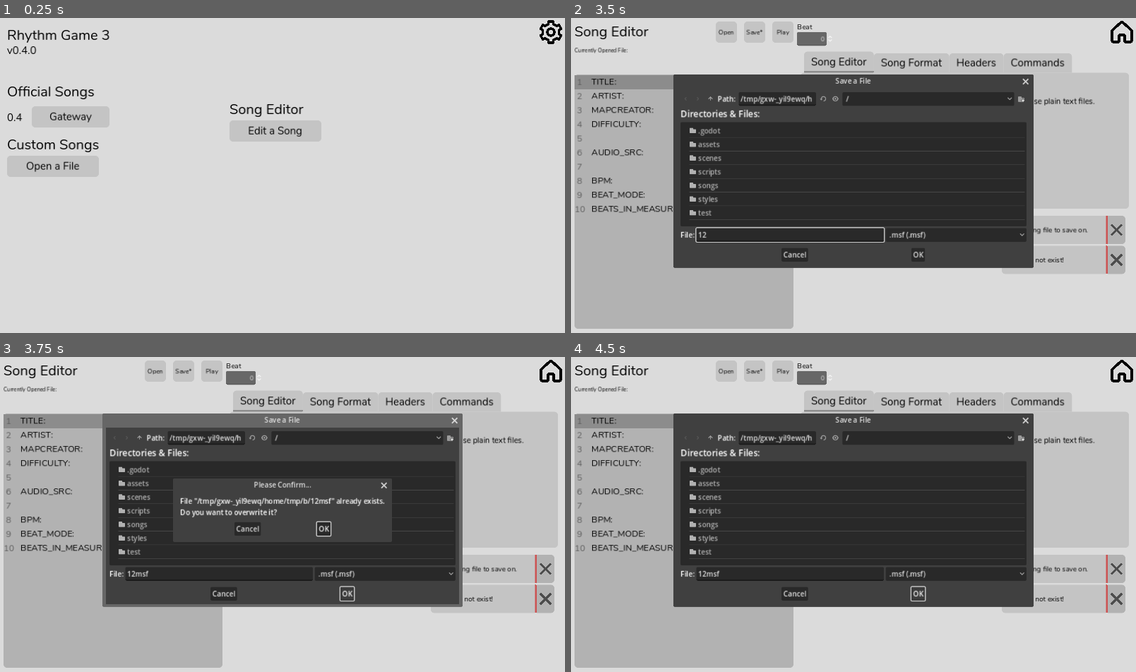
Above: before the commit, frames 1-4 (two rows, left to right).
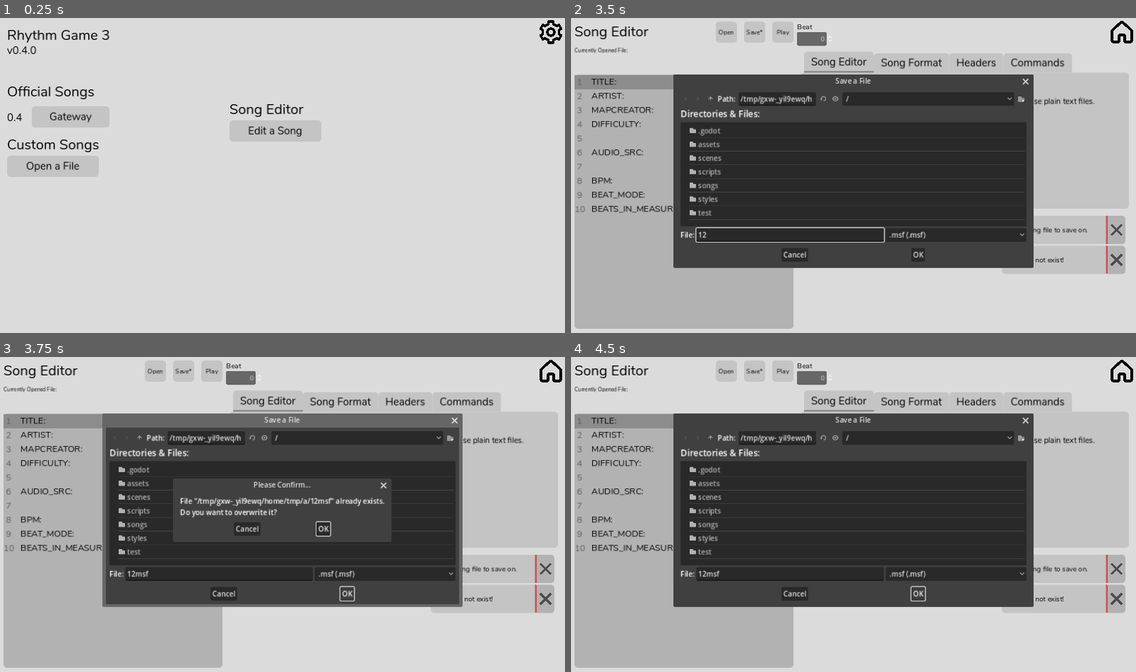
Above: after the commit, the same moments.

Repository: RedSatura/rhythm-game-3
Game: Godot game, scene res://scenes/title/title_screen.tscn
Two runs of this game, one before a commit and one after it. Both use one fixed random seed, a clock stepped at 60 frames per second and the inputs below.
Inputs (mouse positions are in pixels of both pictures, inside the frame that each line leads up to):
- Up to frame 1 (0.25 s): no input
- Up to frame 2 (3.5 s): click "Edit a Song" at 0.5 s; click "Play" at 1.25 s; click (791, 235) at 2.02 s; type "12" at 2.1 s; click "Play" at 2.75 s
- Up to frame 3 (3.75 s): click "OK" at 3.5 s
- Up to frame 4 (4.5 s): click "OK" at 4.25 s

Frames 1-2 are identical in both runs. In frame 3, 0.2% of the frame differs, in the area x 41-69%, y 39-57%; in frame 4, nothing differs.

Commit message:
fix editor unsyncing higlighting bug

Diff:
--- a/scenes/editor/song_editor.gd
+++ b/scenes/editor/song_editor.gd
@@ -131,7 +131,8 @@
 	song_manager.get_node("SongStartTimer").start()
 
 func process_beat(pos: int) -> void:
-	update_editor_line_color(pos, highlighting_color)
+	print_debug(str(pos) + " " + str(current_line_in_file))
+	update_editor_line_color(current_line_in_file, highlighting_color)
 	current_line_in_file += 1
 
 func _on_new_song_saver_file_selected(path: String) -> void:
@@ -155,3 +156,4 @@
 
 func song_started() -> void:
 	clear_highlights()
+	current_line_in_file += spinbox.value
